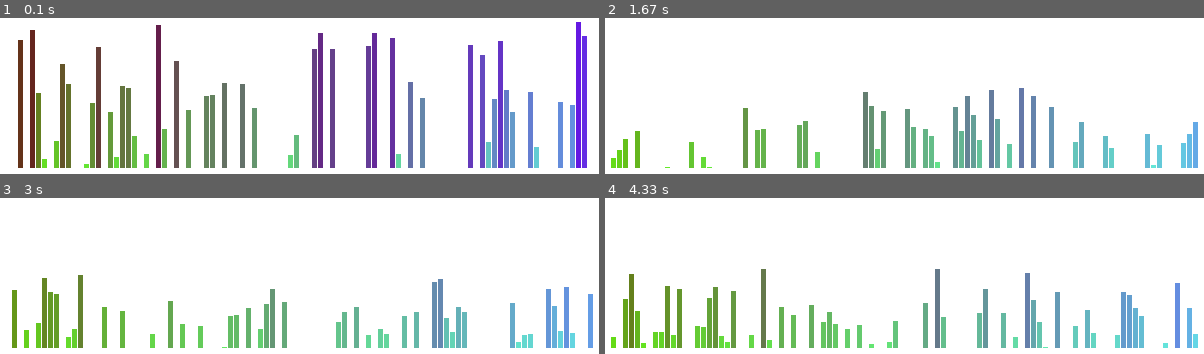
Above: before the commit, frames 1-4 (two rows, left to right).
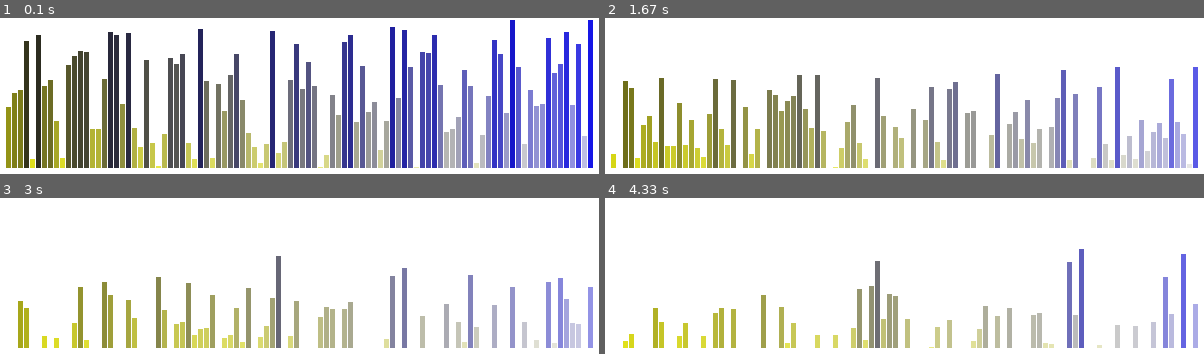
Above: after the commit, the same moments.

Repository: Jaleksi/Pygame
Game: pygame game, started from aaltopalkit.py
The game is run twice, just before and just after one commit, with the same random seed, the same clock (stepped at 60 frames per second) and the same inputs.
Inputs:
- Up to frame 1 (0.1 s): no input
- Up to frame 2 (1.67 s): no input
- Up to frame 3 (3 s): no input
- Up to frame 4 (4.33 s): no input

The runs differ from the first frame. In frame 1, 45% of the frame differs, in the area x 1-99%, y 1-97%; in frame 2, 25%; in frame 3, 16%; in frame 4, 15%.

Commit message:
aaltopalkit.py

Diff:
--- a/aaltopalkit.py
+++ b/aaltopalkit.py
@@ -11,37 +11,49 @@
 palkit = []
 
 class Palkki:
-    def __init__(self, x, y):
+    def __init__(self, x, y, speed, suunta, raja):
         self.x = x
         self.y = y
         self.leveys = 5
-        if(self.y >= 150):
-            self.speed = randint(-3, -1)
-        else:
-            self.speed = randint(1, 3)
-
+        self.speed = speed
+        self.suunta = suunta
+        self.raja = raja
 
     def piirto(self):
         self.korkeus = 150-self.y
         self.pos = [self.x, self.y, self.leveys, self.korkeus]
         self.color1 = interp(abs(self.korkeus), [0, 150], [235, 20])
         self.color2 = interp(self.x, [0, 600], [20, 235])
-        pygame.draw.rect(display, [100, self.color1, self.color2] , self.pos, 0)
+        pygame.draw.rect(display, [self.color1, self.color1, self.color2] , self.pos, 0)
+
+    def suuntavaihto(self):
+        if(self.suunta == 1):
+            self.suunta = 0
+        else:
+            self.suunta = 1
 
     def heilu(self):
-        if(self.y > randint(200,300)):
-            self.speed = randint(-3, -1)
-        elif(self.y < randint(0, 100)):
-            self.speed = randint(1, 3)
-
-        self.y += self.speed
+        if(self.suunta == 1):
+            if(self.y < self.raja):
+                self.suuntavaihto()
+                self.speed = randint(1, 2)
+                self.raja = randint(150, 250)
+            else:
+                self.y -= self.speed
+        else:
+            if(self.y > self.raja):
+                self.suuntavaihto()
+                self.speed = randint(1, 2)
+                self.raja = randint(50, 150)
+            else:
+                self.y += self.speed
 
 def luopalkki(maara):
     x = int(leveys/maara)
     y = int(korkeus/2)
 
     for i in range(maara):
-        palkit.append(Palkki(x, randint(0,300)))
+        palkit.append(Palkki(x, randint(0,150), randint(1, 2), 0, randint(50, 150)))
         x += int(leveys/maara)
 
 def inputt():
